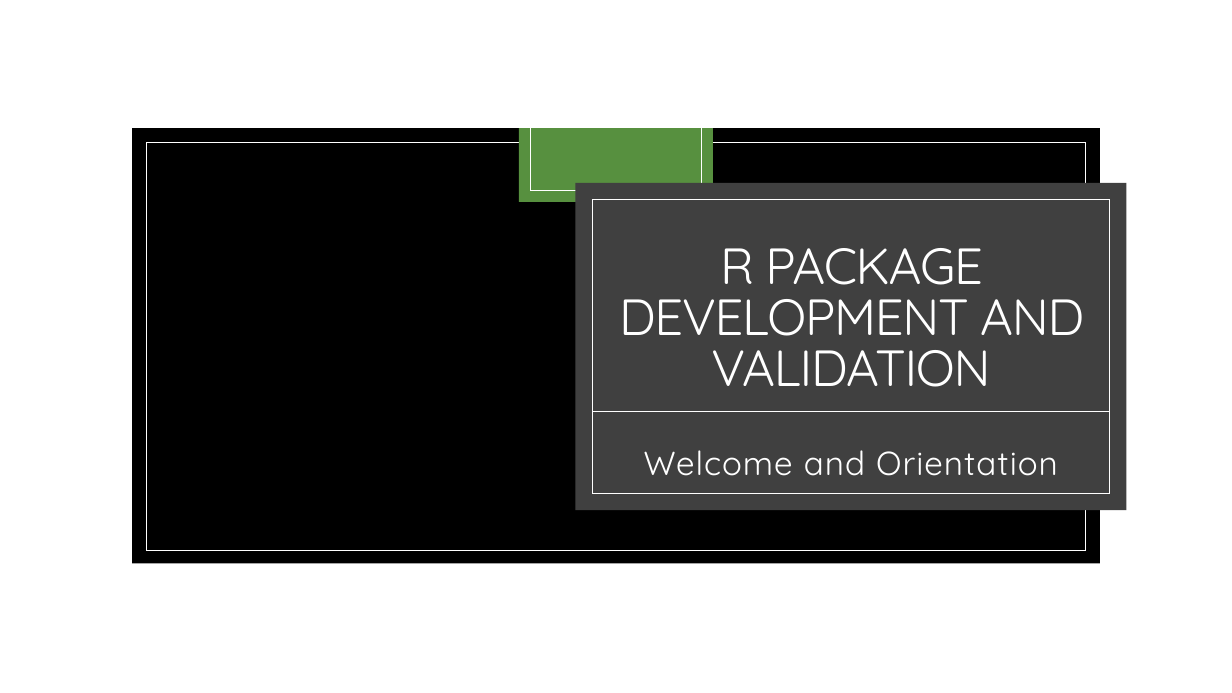
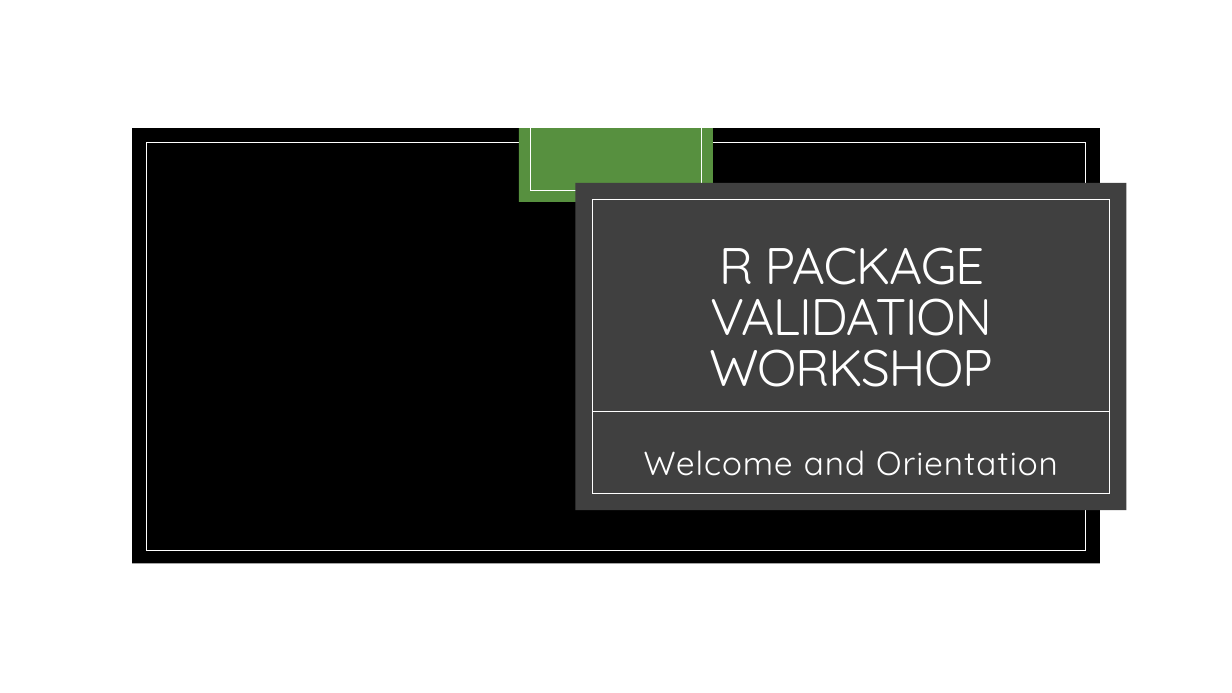
Before and after one commit to FredHutch/R_Package_Validation_Tutorial, a slide deck: slide 1 of Slides/Slides-01-Welcome_and_Orientation/Slides-01-Welcome_and_Orientation.pptx. Drawn at 1232x693 pixels with LibreOffice and Linux fonts; fonts in the diff are those of the drawing; background and template pictures are left out. Boxes give left, top, right and bottom in pixels: in the first picture for what was removed or moved away, otherwise in the second. Text is boxed around its words. In the diff, an @@ line names an element or a change of style, - is before the commit and + after.

```diff
--- a/Slides/Slides-01-Welcome_and_Orientation/Slides-01-Welcome_and_Orientation.pptx
+++ b/Slides/Slides-01-Welcome_and_Orientation/Slides-01-Welcome_and_Orientation.pptx
@@ title at [709,247,993,387]: text changed; size 39.6 to 40 pt @@
-R PACKAGE DEVELOPMENT AND VALIDATION
+R PACKAGE VALIDATION
+WORKSHOP
```
Also in this commit, not shown: 10 other files.
